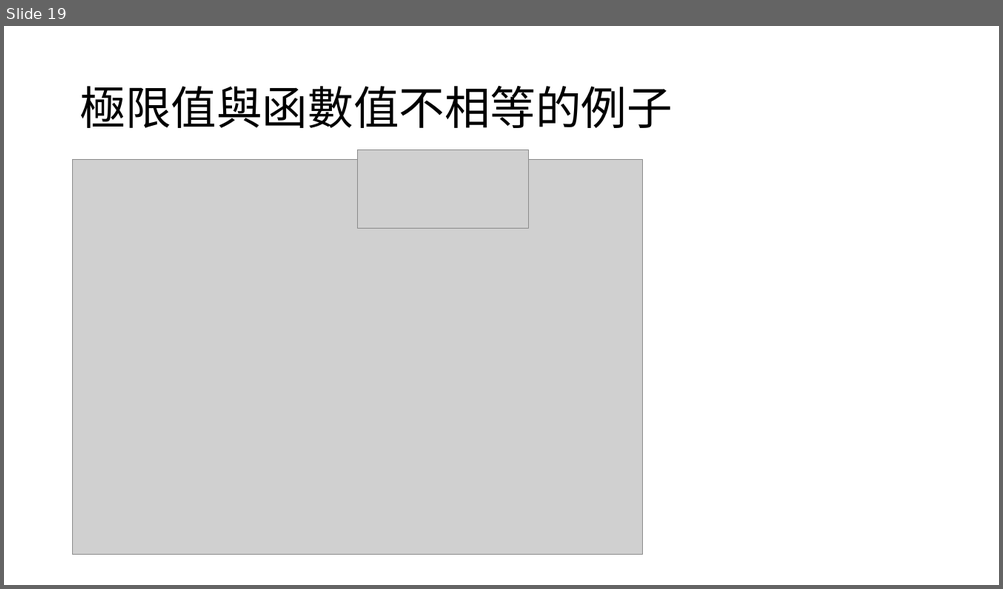
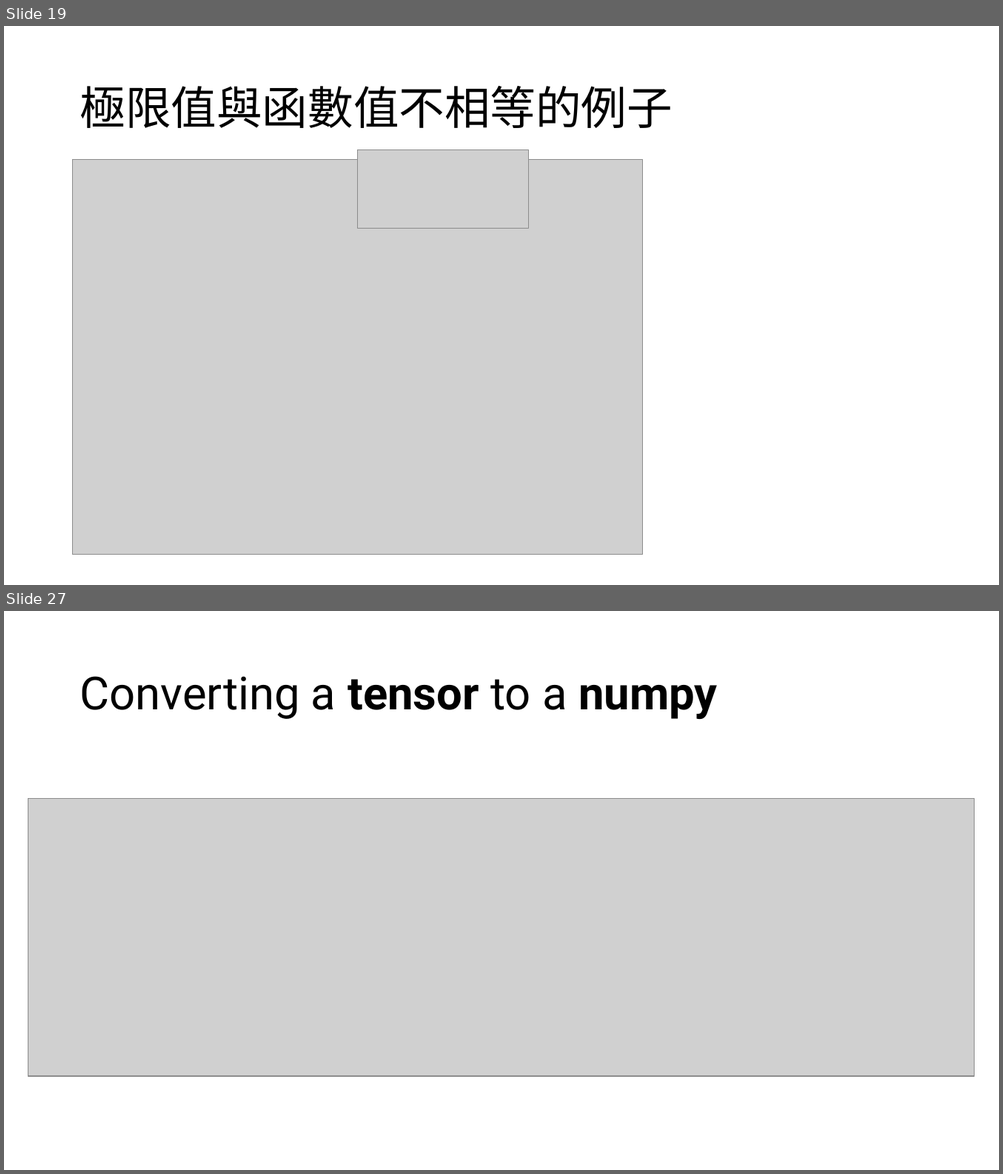
Before and after one commit to yychiang/110-2-VNU-Curriculum, a slide deck: 深度學習/深度學習數學基礎-1.pptx. Shown one above the other, each under a label of ours: slide 19 before the commit, slides 19 and 27 after it; the slides between them are not shown. The pictures are 1003x589 and 1003x1174 pixels, drawn with LibreOffice and Linux fonts; fonts in the diff are those of the drawing; grey boxes stand for pictures. Boxes give left, top, right and bottom in pixels: in the first picture for what was removed or moved away, otherwise in the second. Text is boxed around its words. In the diff, an @@ line names an element or a change of style, - is before the commit and + after.

```diff
--- a/深度學習/深度學習數學基礎-1.pptx
+++ b/深度學習/深度學習數學基礎-1.pptx
@@ slide 27 added at <box>4,611,999,1170</box>, background #FFFFFF @@
@@ title added at <box>79,676,717,719</box>, 44 pt, text #000000 @@
+Converting a tensor to a numpy
@@ picture added at <box>28,798,975,1076</box> @@
```
Also in this commit, not shown: 28 other slides added.
